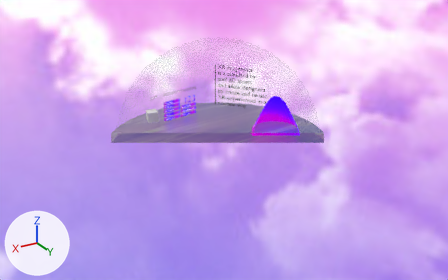
Before and after pictures for a commit that changed the glTF model example/assets/query.gltf.
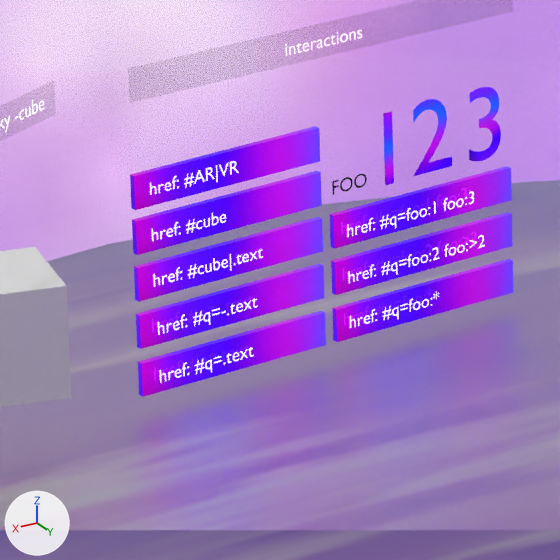
Each version appears first whole from a camera (50 mm lens) standing at (26.79, 47.48, 22.86) and looking at (-0.31, 2.3, 0.27), and next in a close-up on the part from 34% to 45% of the width and 31% to 48% of the height. Lighting does not change. The marker at lower left points along +X, +Y and +Z. Everything nearer to the camera than a plane just in front of the edit is cut away. Where no turn or scale is listed for an object, it has been applied to the vertices. Vertices at the same position are counted once.

Before the edit, the objects in view are built like this:
```python
ob_text_007 = bpy.data.objects.new('Text.007', me_text_004)
ob_text_007.parent = ob_interactions
ob_text_007.location = (-0.791, 1.174, 0.635)
ob_text_007.rotation_euler = (1.571, 0.0, -1.034)  # degrees (90, 0, -59)
ob_text_007.scale = (0.175, 0.175, 0.175)
ob_text_009 = bpy.data.objects.new('Text.009', me_text_011)
ob_text_009.parent = ob_interactions
ob_text_009.location = (-0.791, 1.174, 0.2)
ob_text_009.rotation_euler = (1.571, 0.0, -1.034)  # degrees (90, 0, -59)
ob_text_009.scale = (0.175, 0.175, 0.175)
ob_text_010 = bpy.data.objects.new('Text.010', me_text_012)
ob_text_010.location = (0.038, -5.366, 1.055)
ob_text_011 = bpy.data.objects.new('Text.011', me_text_013)
ob_text_011.location = (0.038, -5.366, 0.63)
ob_text_012 = bpy.data.objects.new('Text.012', me_text_014)
ob_text_012.location = (0.038, -5.366, 0.216)
ob_title_bg_004 = bpy.data.objects.new('title_bg.004', me_plane_014)
ob_title_bg_004.location = (3.516, -4.757, 3.128)
# also in view: 'cube.002' at (3.63, -4.73, 1.12); 'title_bg.003' at (0.2, -5.35, 2.88); 'button.006' at (-0.8, -5.56, 0.69); 'button.001' at (1.2, -5.27, 1.93); 'floor' at (0.0, 0.0, 1.6)
```
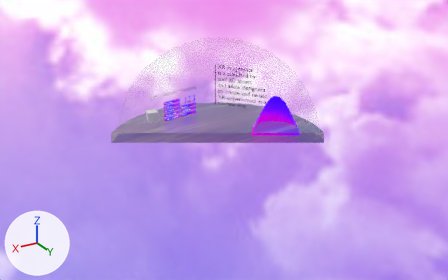
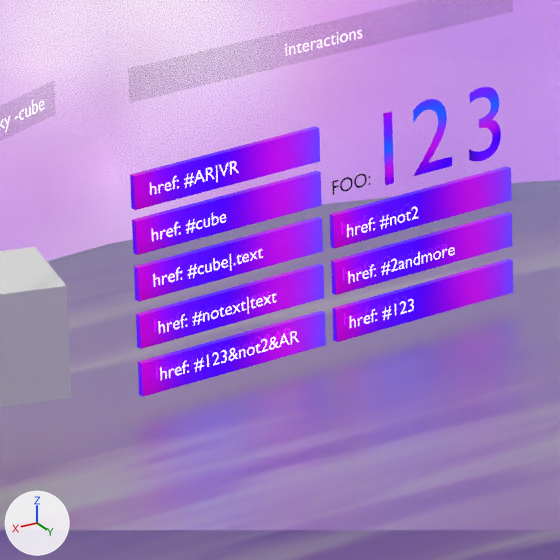
Commit message: restricted queries to predefined views

Pixel boxes [x1, y1, x2, y2] of what changed, in the close-ups (560 x 560 px; the box of a moved part takes in the faces that stretch with it):
'Text.007', reshaped, moved, turned, rescaled
    before: [158, 298, 258, 335]
    after: [158, 293, 277, 334]
'Text.011', reshaped (22% narrower, 24% shorter)
    before: [348, 235, 485, 283]
    after: [348, 247, 455, 283]
'Text.013', added
    after: [160, 331, 299, 380]
'Text.010', reshaped (44% narrower, 32% shorter)
    before: [347, 191, 474, 237]
    after: [347, 206, 418, 237]
'Text.012', reshaped (28% narrower, 21% shorter)
    before: [350, 291, 439, 328]
    after: [350, 299, 414, 328]
'Text.009', no longer drawn
    before: [160, 347, 254, 383]
part 1 of me_text_004, moved or reshaped
    before: [244, 300, 252, 311]
    after: [263, 295, 271, 305]
part 2 of me_text_004, moved or reshaped
    before: [203, 298, 258, 325]
    after: [203, 297, 256, 322]
part 3 of me_text_012, moved or reshaped
    before: [419, 208, 427, 217]
    after: [398, 214, 405, 223]
part 4 of me_text_012, deleted
    before: [398, 191, 474, 220]
part 5 of me_text_012, moved or reshaped
    before: [411, 211, 418, 219]
    after: [412, 206, 418, 220]
part 6 of me_text_013, moved or reshaped
    before: [412, 257, 419, 266]
    after: [433, 251, 441, 260]
part 7 of me_text_013, moved or reshaped
    before: [433, 247, 439, 260]
    after: [391, 259, 398, 272]
part 8 of me_text_013, rebuilt
    before: [407, 254, 412, 267]
    after: [406, 259, 412, 268]
part 9 of me_text_013, deleted
    before: [391, 235, 485, 275]
part 10 of me_text_013, moved or reshaped
    before: [399, 244, 456, 266]
    after: [422, 247, 455, 263]
part 11 of me_text_014, moved or reshaped
    before: [392, 298, 413, 319]
    after: [395, 299, 414, 316]

The change, as a list of edits to the scene's bpy script:
```text
Change me_text_004:
    used by ob_text_007; parent = ob_interactions; location = (-0.791, 1.174, 0.635); rotation_euler = (1.571, 0.0, -1.034), in degrees (90, 0, -59); scale = (0.175, 0.175, 0.175)
    remove me_text_004.from_pydata(...)  # 764 vertices, 740 faces; spans x 0.06..5.98, y -0.23..0.69, z 0.0
    add me_text_004.from_pydata(...)  # 1010 vertices, 984 faces; spans x 0.06..7.31, y -0.23..0.69, z 0.0
    me_text_004 part 1: the loose piece of 12 vertices spanning x 5.14..5.64, y 0.0..0.45, z 0.0 is moved by (1.33, 0.0, 0.0)
    me_text_004 part 2: 13 vertices moved from x 2.9..5.97, y 0.0..0.45, z 0.0 to x 2.95..5.97, y 0.0..0.45, z 0.0; 316 vertices removed from x 2.74..5.98, y -0.23..0.54, z 0.0; 243 vertices added at x 2.77..6.0, y -0.23..0.68, z 0.0
Change me_text_012:
    remove me_text_012.from_pydata(...)  # 1332 vertices, 1302 faces; spans x -1.351..-0.01, y -0.193..-0.001, z -0.039..0.116
    add me_text_012.from_pydata(...)  # 699 vertices, 683 faces; spans x -0.756..-0.01, y -0.108..-0.001, z -0.014..0.116
    me_text_012 part 3: the loose piece of 96 vertices spanning x -0.848..-0.768, y -0.121..-0.11, z -0.002..0.077 is moved by (0.23, 0.033, 0.0)
    me_text_012 part 4: 11 loose pieces with 603 vertices, spanning x -1.351..-0.541, y -0.193..-0.077, z -0.002..0.116, are deleted
    me_text_012 part 5: 95 vertices removed from x -0.756..-0.677, y -0.108..-0.097, z -0.002..0.077; 88 vertices added at x -0.756..-0.685, y -0.108..-0.098, z 0.0..0.116
Change me_text_013:
    remove me_text_013.from_pydata(...)  # 1366 vertices, 1334 faces; spans x -1.455..-0.01, y -0.208..-0.001, z -0.039..0.116
    add me_text_013.from_pydata(...)  # 1154 vertices, 1136 faces; spans x -1.13..-0.01, y -0.161..-0.001, z -0.014..0.116
    me_text_013 part 6: the loose piece of 96 vertices spanning x -0.756..-0.677, y -0.108..-0.097, z -0.002..0.077 is moved by (-0.228, -0.033, 0.0)
    me_text_013 part 7: the loose piece of 89 vertices spanning x -0.968..-0.896, y -0.138..-0.128, z 0.0..0.116 is moved by (0.441, 0.063, 0.0)
    me_text_013 part 8: the loose piece of 60 vertices spanning x -0.678..-0.631, y -0.097..-0.09, z 0.0..0.116 is rebuilt with 57 vertices and now spans x -0.676..-0.613, y -0.096..-0.087, z 0.0..0.077
    me_text_013 part 9: 7 loose pieces with 414 vertices, spanning x -1.455..-0.455, y -0.208..-0.065, z -0.039..0.116, are deleted
    me_text_013 part 10: 5 vertices moved from x -1.099..-0.882, y -0.157..-0.126, z 0.062..0.081 to x -1.101..-0.882, y -0.157..-0.126, z 0.064..0.076; 297 vertices removed from x -1.147..-0.541, y -0.164..-0.077, z -0.002..0.116; 250 vertices added at x -1.13..-0.781, y -0.161..-0.111, z -0.002..0.077
Change me_text_014:
    remove me_text_014.from_pydata(...)  # 1061 vertices, 1039 faces; spans x -0.958..-0.01, y -0.137..-0.001, z -0.039..0.122
    add me_text_014.from_pydata(...)  # 639 vertices, 623 faces; spans x -0.686..-0.01, y -0.098..-0.001, z -0.014..0.116
    me_text_014 part 11: 144 vertices removed from x -0.678..-0.455, y -0.097..-0.065, z -0.039..0.116; 149 vertices added at x -0.686..-0.483, y -0.098..-0.069, z -0.002..0.116
Change ob_text_007:
    ob_text_007.location: (-0.791, 1.174, 0.635) -> (-0.775, 1.166, 0.64)
    ob_text_007.rotation_euler: (1.571, 0.0, -1.034) -> (1.571, 0.0, -1.055)  # degrees (90, 0, -59) -> degrees (90, 0, -60)
    ob_text_007.scale: (0.175, 0.175, 0.175) -> (0.168, 0.168, 0.168)
Change ob_text_009:
    ob_text_009: bpy.data.objects.new('Text.009', me_text_011) -> bpy.data.objects.new('Text.009', None)
Add ob_text_013:
    ob_text_013 = bpy.data.objects.new('Text.013', me_text_014_1)  # 1440 vertices, 1422 faces; spans x -1.43..-0.01, y -0.204..-0.001, z -0.014..0.116; in mat_text_001 (light grey #bfbfbf)
    ob_text_013.location = (1.986, -5.091, 0.22)
```
